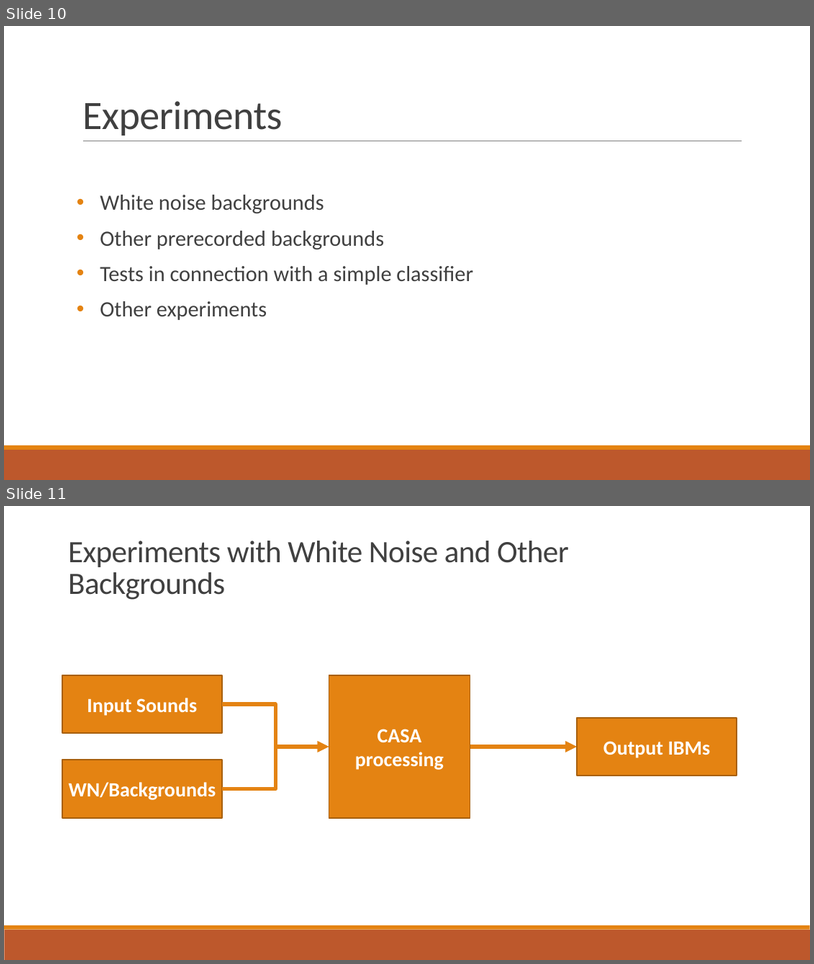
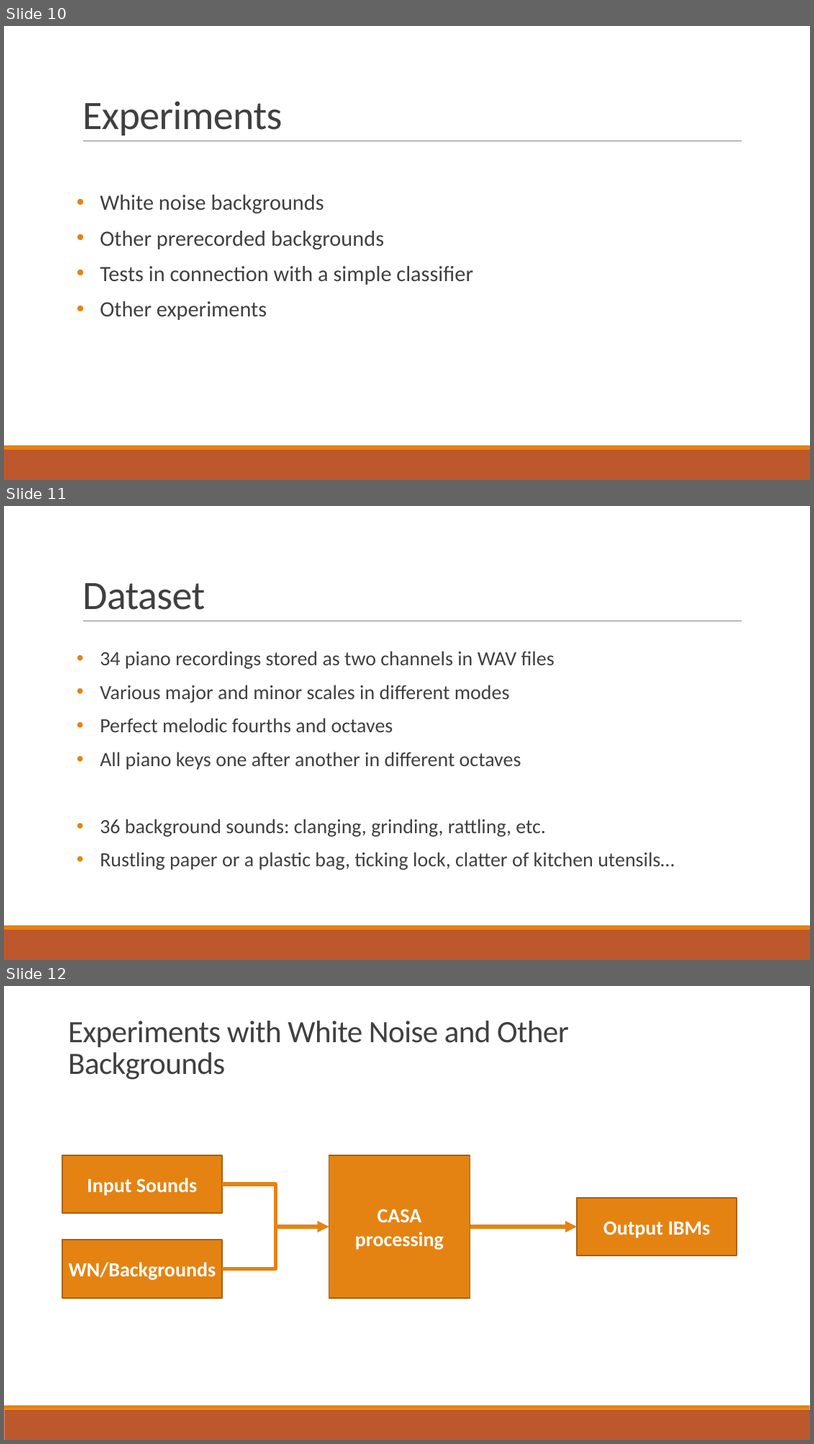
Before and after one commit to salveron/bachelors_thesis, a slide deck: presentation/presentation.pptx. Shown one above the other, each under a label of ours: slides 10 and 11 before the commit, slides 10, 11 and 12 after it. The pictures are 814x964 and 814x1444 pixels, drawn with LibreOffice and Linux fonts; fonts in the diff are those of the drawing. Boxes give left, top, right and bottom in pixels: in the first picture for what was removed or moved away, otherwise in the second. Text is boxed around its words. In the diff, an @@ line names an element or a change of style, - is before the commit and + after.

```diff
--- a/presentation/presentation.pptx
+++ b/presentation/presentation.pptx
@@ slide 11 added at [4,506,810,960], background #FFFFFF; not listed: 3 template elements that a slide beside it also shows @@
@@ title added at [82,583,205,610], 48 pt, text #404040 @@
+Dataset
@@ text added at [100,651,674,870], 24 pt, text #404040 @@
+• 34 piano recordings stored as two channels in WAV files
+• Various major and minor scales in different modes
+• Perfect melodic fourths and octaves
+• All piano keys one after another in different octaves
+• 36 background sounds: clanging, grinding, rattling, etc.
+• Rustling paper or a plastic bag, ticking lock, clatter of kitchen utensils…
@@ what was slide 11 is now slide 12 @@
```
Also in this commit, not shown: 1 slide changed, 1 other file.
